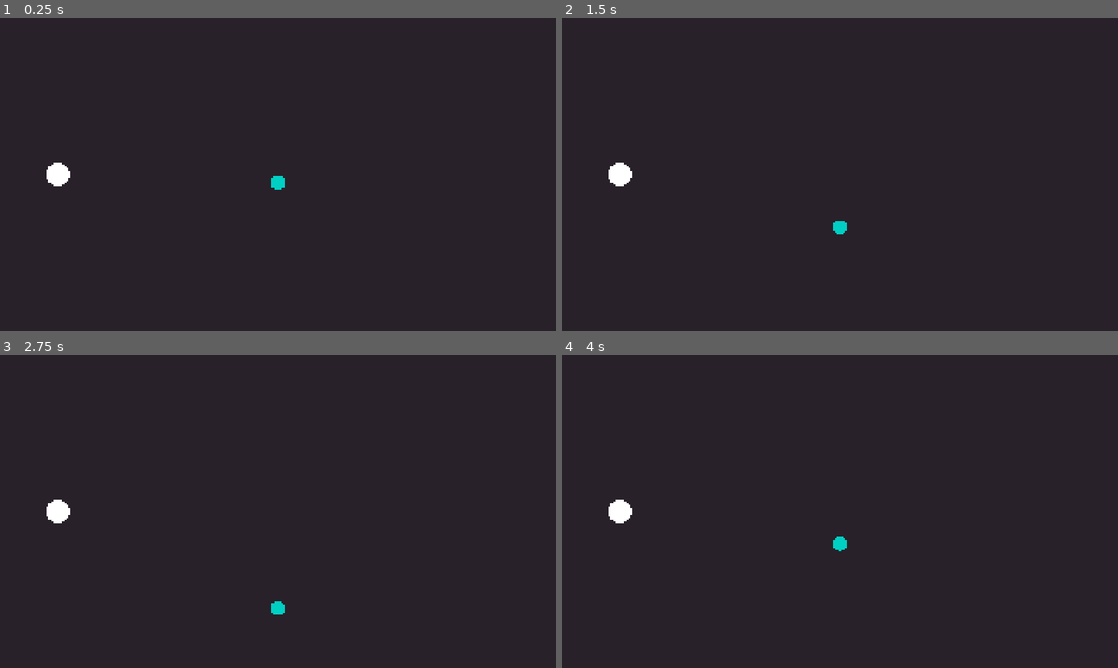
Above: before the commit, frames 1-4 (two rows, left to right).
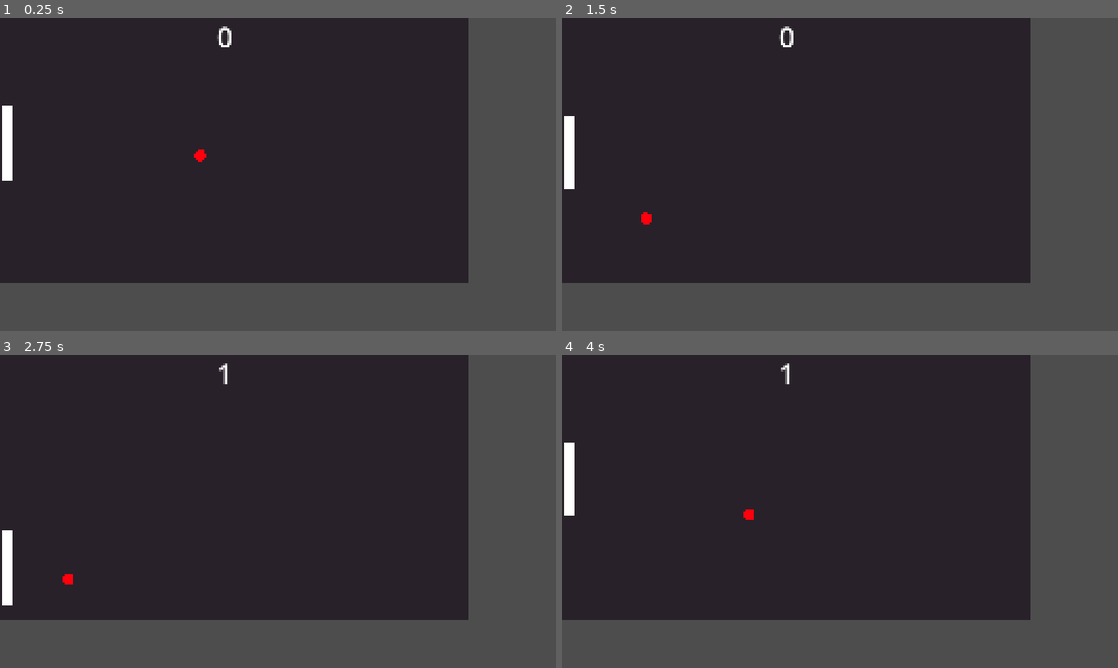
Above: after the commit, the same moments.

Repository: Vedomom/hyper-pong
Game: Godot game, scene res://Scenes/Court.tscn
The game is run twice, just before and just after one commit, with the same random seed, the same clock (stepped at 60 frames per second) and the same inputs. The project has no main scene, so this scene is started directly.
Inputs:
- Up to frame 1 (0.25 s): no input
- Up to frame 2 (1.5 s): hold D (Right) 0.53-1.28 s; hold S (Down) from 1.28 s (still down)
- Up to frame 3 (2.75 s): release S (Down) at 2.03 s; hold D (Right) from 2.03 s (still down)
- Up to frame 4 (4 s): release D (Right) at 2.78 s; hold W (Up) 2.78-3.53 s; hold A (Left) from 3.53 s (still down)

The runs differ from the first frame. In frame 1, 30% of the frame differs, in the area x 0-100%, y 0-100%; in frame 2, 30%; in frame 3, 30%; in frame 4, 30%.

Commit message:
initialized the scene and added basic structure

Diff:
--- a/Scenes/Court.tscn
+++ b/Scenes/Court.tscn
@@ -1,13 +1,13 @@
 [gd_scene format=3 uid="uid://dhb710u43w4l"]
 
-[sub_resource type="CircleShape2D" id="CircleShape2D_8xsaa"]
-radius = 23.0
+[ext_resource type="Script" uid="uid://txpkjvrook4q" path="res://Scripts/playerMovement.gd" id="1_n36lv"]
+[ext_resource type="Script" uid="uid://csxnwhwiii8af" path="res://Scripts/ballLogic.gd" id="2_kpgf4"]
 
-[sub_resource type="SphereMesh" id="SphereMesh_4wpvp"]
+[sub_resource type="RectangleShape2D" id="RectangleShape2D_h1ah7"]
+size = Vector2(22, 163)
 
-[sub_resource type="PhysicsMaterial" id="PhysicsMaterial_e7v3h"]
-friction = 0.2
-bounce = 1.85
+[sub_resource type="BoxMesh" id="BoxMesh_kpgf4"]
+size = Vector3(0.5, 4, 1)
 
 [sub_resource type="SphereMesh" id="SphereMesh_lhf37"]
 
@@ -20,6 +20,9 @@
 [sub_resource type="RectangleShape2D" id="RectangleShape2D_xmho0"]
 size = Vector2(50, 1080)
 
+[sub_resource type="LabelSettings" id="LabelSettings_8xsaa"]
+font_size = 120
+
 [node name="Court" type="Node2D" unique_id=430284900]
 
 [node name="background" type="ColorRect" parent="." unique_id=1777050252]
@@ -30,30 +33,35 @@
 color = Color(0.15711999, 0.1312, 0.16, 1)
 
 [node name="Player" type="CharacterBody2D" parent="." unique_id=1238354561]
-position = Vector2(200, 540)
+position = Vector2(30, 540)
 scale = Vector2(2, 2)
+script = ExtResource("1_n36lv")
 
 [node name="Sprite" type="AnimatedSprite2D" parent="Player" unique_id=1496796032]
 visible = false
 
 [node name="CollisionShape2D" type="CollisionShape2D" parent="Player" unique_id=1529861037]
-shape = SubResource("CircleShape2D_8xsaa")
+shape = SubResource("RectangleShape2D_h1ah7")
 
 [node name="MeshInstance2D" type="MeshInstance2D" parent="Player" unique_id=783247313]
 scale = Vector2(40, 40)
-mesh = SubResource("SphereMesh_4wpvp")
+mesh = SubResource("BoxMesh_kpgf4")
 
-[node name="Ball" type="RigidBody2D" parent="." unique_id=1292003268]
-position = Vector2(960, 540)
-mass = 0.001
-physics_material_override = SubResource("PhysicsMaterial_e7v3h")
+[node name="Ball" type="CharacterBody2D" parent="." unique_id=554946885 node_paths=PackedStringArray("score_lable")]
+position = Vector2(1.5258789e-05, 6.1035156e-05)
+scale = Vector2(0.99999994, 0.99999994)
+script = ExtResource("2_kpgf4")
+score_lable = NodePath("../Score")
+speedStep = 5.0
 
 [node name="MeshInstance2D" type="MeshInstance2D" parent="Ball" unique_id=1796895758]
-modulate = Color(1.92523e-06, 0.8103359, 0.76702076, 1)
+modulate = Color(1, 0, 0.05000019, 1)
+position = Vector2(960, 540)
 scale = Vector2(50, 50)
 mesh = SubResource("SphereMesh_lhf37")
 
 [node name="CollisionShape2D" type="CollisionShape2D" parent="Ball" unique_id=2104348753]
+position = Vector2(960, 540)
 shape = SubResource("CircleShape2D_4wpvp")
 
 [node name="Walls" type="StaticBody2D" parent="." unique_id=691731058]
@@ -73,3 +81,14 @@
 [node name="right" type="CollisionShape2D" parent="Walls" unique_id=1779990559]
 position = Vector2(1945, 540)
 shape = SubResource("RectangleShape2D_xmho0")
+
+[node name="Score" type="Label" parent="." unique_id=67169919]
+anchors_preset = 5
+anchor_left = 0.5
+anchor_right = 0.5
+offset_left = 935.0
+offset_right = 1004.0
+offset_bottom = 165.0
+grow_horizontal = 2
+text = "0"
+label_settings = SubResource("LabelSettings_8xsaa")
--- /dev/null
+++ b/Scripts/ballLogic.gd
@@ -0,0 +1,22 @@
+extends CharacterBody2D
+
+@export var initial_speed := 200.0
+@export var score_lable : Label
+@export var speedStep : float
+var direction := Vector2(-1, randf())
+var speed := initial_speed
+var score_count := 0
+
+func _physics_process(delta: float) -> void:
+	var coll_info = move_and_collide(velocity * delta)
+
+	if coll_info:
+		direction = direction.bounce(coll_info.get_normal())
+		if coll_info.get_collider().name == "Player":
+			speed += speedStep
+			score_count += 1
+			score_lable.text = str(score_count)
+
+	velocity = direction * speed
+
+	move_and_collide(velocity * delta)
--- /dev/null
+++ b/Scripts/playerMovement.gd
@@ -0,0 +1,19 @@
+extends CharacterBody2D
+
+
+const SPEED = 500.0
+const ACC = 5
+
+
+func _physics_process(delta: float) -> void:
+
+	#var direction_H := Input.get_axis("Left", "Right")
+	var direction_V := Input.get_axis("Up", "Down")
+	if direction_V:
+		#velocity.x = lerp(velocity.x, direction_H * SPEED, ACC * delta)
+		velocity.y = lerp(velocity.y, direction_V * SPEED, ACC * delta)
+	else:
+		#velocity.x = move_toward(velocity.x, 0, 20)
+		velocity.y = move_toward(velocity.y, 0, 20)
+
+	move_and_slide()
--- a/project.godot
+++ b/project.godot
@@ -19,7 +19,7 @@
 window/size/viewport_width=1920
 window/size/viewport_height=1080
 window/stretch/mode="canvas_items"
-window/stretch/aspect="expand"
+window/stretch/scale=0.8
 
 [input]
 
Not shown, added: Scripts/ballLogic.gd.uid
Not shown, added: Scripts/playerMovement.gd.uid
